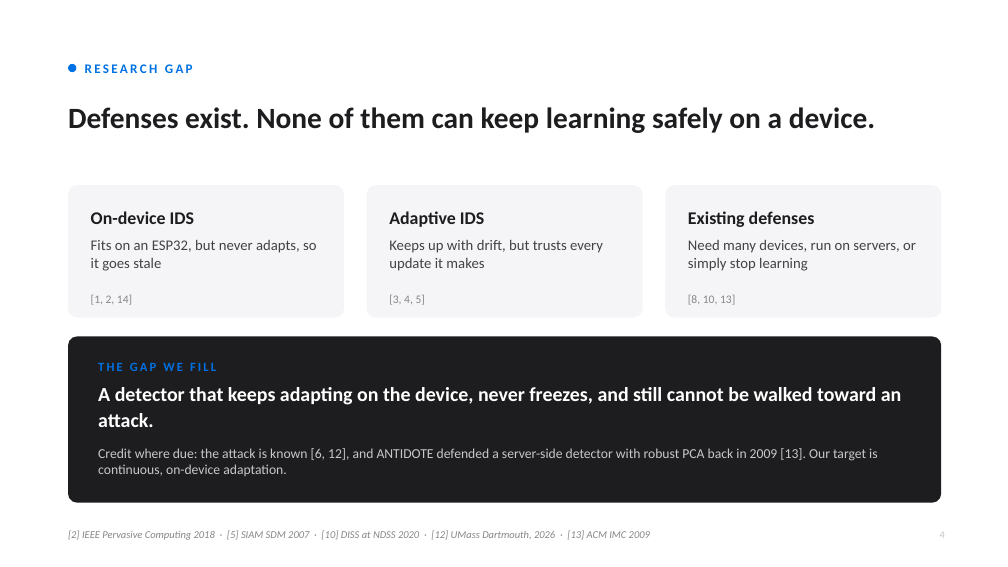
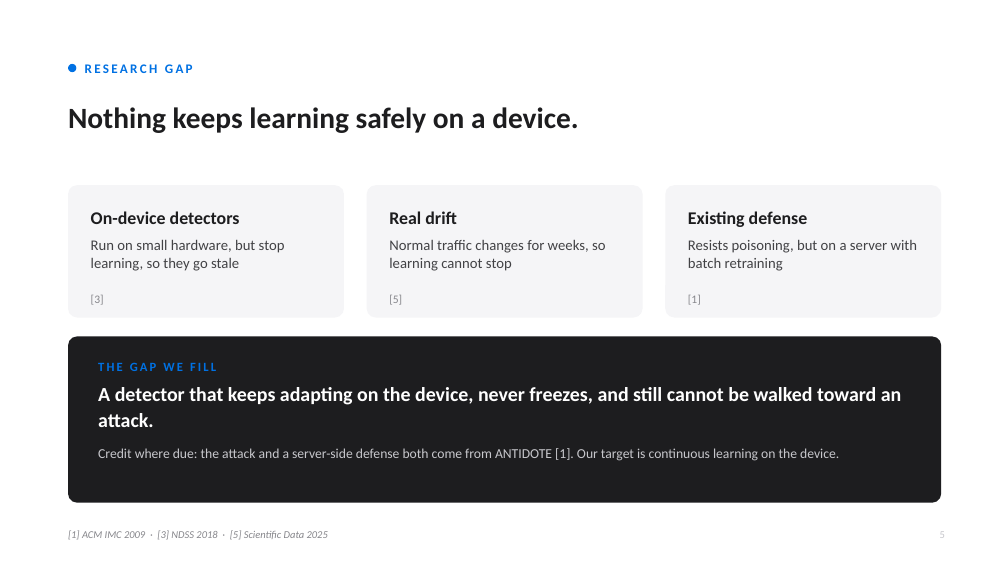
Before and after one commit to IOT-snu/brainstorming, a slide deck: slide 5 of CSD457_First_Presentation.pptx (slide 4 before the commit). Drawn at 1008x567 pixels with LibreOffice and Linux fonts; fonts in the diff are those of the drawing. Boxes give left, top, right and bottom in pixels: in the first picture for what was removed or moved away, otherwise in the second. Text is boxed around its words. In the diff, an @@ line names an element or a change of style, - is before the commit and + after.

```diff
--- a/CSD457_First_Presentation.pptx
+++ b/CSD457_First_Presentation.pptx
@@ text at box(68, 107, 578, 133): text changed @@
-Defenses exist. None of them can keep learning safely on a device.
+Nothing keeps learning safely on a device.
@@ text at box(91, 211, 240, 224): text changed @@
-On-device IDS
+On-device detectors
@@ text at box(389, 211, 457, 224): text changed @@
-Adaptive IDS
+Real drift
@@ text at box(688, 211, 808, 227): text changed @@
-Existing defenses
+Existing defense
@@ text at box(91, 240, 285, 271): text changed @@
-Fits on an ESP32, but never adapts, so it goes stale
+Run on small hardware, but stop learning, so they go stale
@@ text at box(389, 240, 606, 271): text changed @@
-Keeps up with drift, but trusts every update it makes
+Normal traffic changes for weeks, so learning cannot stop
@@ text at box(688, 240, 918, 271): text changed @@
-Need many devices, run on servers, or simply stop learning
+Resists poisoning, but on a server with batch retraining
@@ text at box(91, 295, 104, 305): text changed @@
-[1, 2, 14]
+[3]
@@ text at box(389, 295, 402, 305): text changed @@
-[3, 4, 5]
+[5]
@@ text at box(688, 295, 701, 305): text changed @@
-[8, 10, 13]
+[1]
@@ text at box(98, 448, 839, 461): text changed @@
-Credit where due: the attack is known [6, 12], and ANTIDOTE defended a server-side detector with robust PCA back in 2009 [13]. Our target is continuous, on-device adaptation.
+Credit where due: the attack and a server-side defense both come from ANTIDOTE [1]. Our target is continuous learning on the device.
@@ text at box(68, 530, 328, 540): text changed @@
-[2] IEEE Pervasive Computing 2018 · [5] SIAM SDM 2007 · [10] DISS at NDSS 2020 · [12] UMass Dartmouth, 2026 · [13] ACM IMC 2009
+[1] ACM IMC 2009 · [3] NDSS 2018 · [5] Scientific Data 2025
```
Also in this commit, not shown: 9 other slides changed, 1 slide added, 1 other file.
